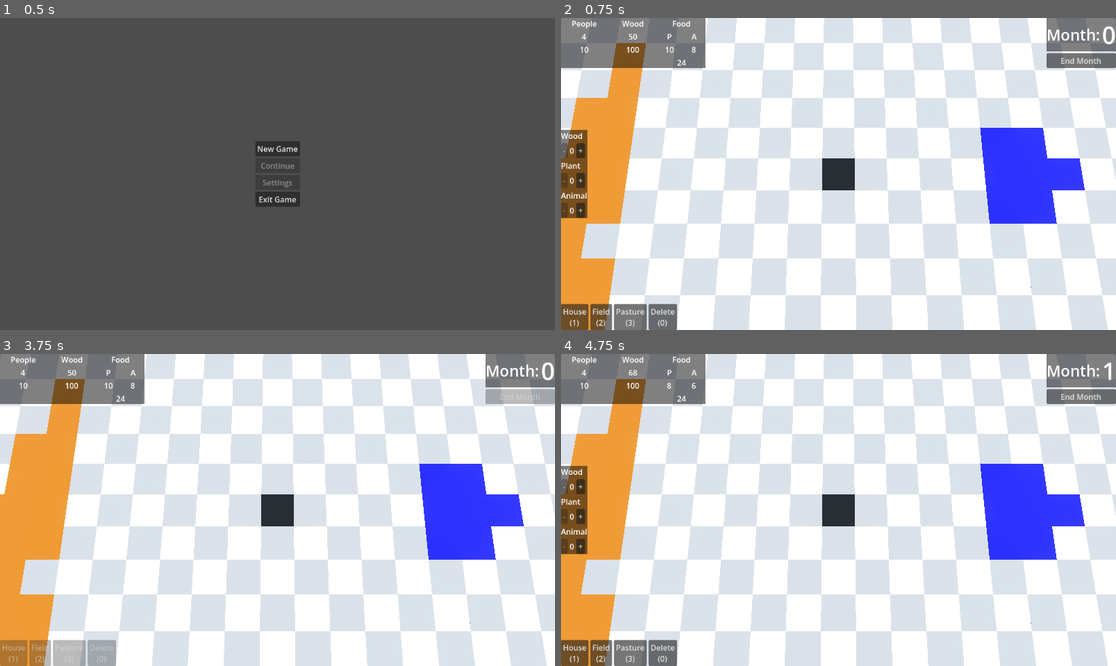
Above: before the commit, frames 1-4 (two rows, left to right).
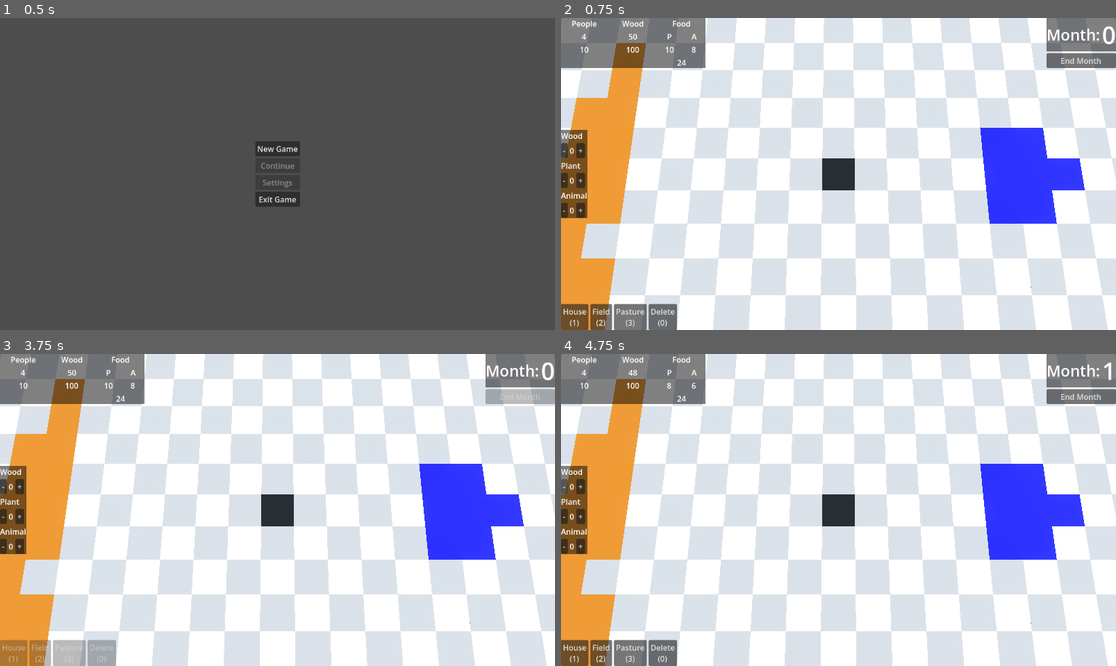
Above: after the commit, the same moments.

Repository: KaschaArtem/Hamlet
Game: Godot game, scene res://scenes/active_scenes/main_menu.tscn
Two runs of this game, one before a commit and one after it. Both use one fixed random seed, a clock stepped at 60 frames per second and the inputs below.
Inputs (mouse positions are in pixels of both pictures, inside the frame that each line leads up to):
- Up to frame 1 (0.5 s): no input
- Up to frame 2 (0.75 s): click "New Game" at 0.5 s
- Up to frame 3 (3.75 s): click "House (1)" at 1.25 s; click "Field (2)" at 2 s; click "Pasture (3)" at 2.75 s; click "End Month" at 3.5 s
- Up to frame 4 (4.75 s): click (566, 488) at 4.25 s, where only the run after the commit has a clickable "-"

Frame 1 is identical in both runs. In frame 2, 0.2% of the frame differs, in the area x 0-2%, y 40-64%; in frame 3, 1.3%, in the area x 0-5%, y 35-65%; in frame 4, 0.1%.
Error after the commit: Invalid access to property or key 'player_action_started' on a base object of type 'Nil'. (res://scripts/game/user_interface/people_control_ui.gd:18)

Commit message:
production calculation update

Diff:
--- a/scenes/active_scenes/game.tscn
+++ b/scenes/active_scenes/game.tscn
@@ -81,5 +81,4 @@
 [node name="TimeUI" parent="UserInterface" unique_id=1607769773 node_paths=PackedStringArray("game") instance=ExtResource("13_0eppp")]
 game = NodePath("../..")
 
-[node name="PeopleControlUI" parent="UserInterface" unique_id=521716 node_paths=PackedStringArray("game") instance=ExtResource("14_0eppp")]
-game = NodePath("../..")
+[node name="PeopleControlUI" parent="UserInterface" unique_id=521716 instance=ExtResource("14_0eppp")]
--- a/scripts/game/game.gd
+++ b/scripts/game/game.gd
@@ -1,5 +1,4 @@
 extends Node3D
-
 
 @export var ground: Node3D
 @onready var time_ui = $UserInterface/TimeUI
@@ -49,6 +48,9 @@
 var month_count = 0
 var start_next_month: bool = false
 
+var plant_season_mod := 1.0
+var animal_season_mod := 1.0
+var wood_season_mod := 1.0
 
 func update_max_values() -> void:
 	max_human_resource = ground.house_amount * house_human_capacity + main_tile_human_capacity
@@ -63,19 +65,14 @@
 	update_max_values()
 	start_first_month()
 
-
 func is_house_build_allowed() -> bool:
-	if house_cost <= wood_resource:
-		return true
-	return false
+	return house_cost <= wood_resource
+
 func is_field_build_allowed() -> bool:
-	if field_cost <= wood_resource:
-		return true
-	return false
+	return field_cost <= wood_resource
+
 func is_pasture_build_allowed() -> bool:
-	if pasture_cost <= wood_resource:
-		return true
-	return false
+	return pasture_cost <= wood_resource
 
 func on_builded(building_index) -> void:
 	match building_index:
@@ -90,56 +87,114 @@
 
 
 func calculate_wood_production() -> void:
+	if people_on_wood <= 0:
+		return
 	var dist = ground.get_nearest_forest_distance()
 	if dist == -1:
 		return
-	var efficiency = clamp(1 - (dist - 1) * 0.125, 0.5, 1)
-	wood_resource = int(round(wood_resource + base_wood_income * (human_resource * 0.7) * efficiency))
+	var distance_mod = clamp(1 - (dist - 1) * 0.125, 0.5, 1)
+	var production = base_wood_income * people_on_wood
+	production *= distance_mod
+	production *= wood_season_mod
+	wood_resource += int(round(production))
+
+
 func calculate_food_production() -> void:
-	plant_food_resource += int(round((human_resource * 0.7) * ground.field_amount))
-	animal_food_resource += int(round((human_resource * 0.3) * ground.pasture_amount))
+	people_on_plant = min(people_on_plant, ground.field_amount)
+	people_on_animal = min(people_on_animal, ground.pasture_amount)
+	var plant_prod = base_plant_food_income * people_on_plant
+	plant_prod *= plant_season_mod
+
+	var animal_prod = base_animal_food_income * people_on_animal
+	animal_prod *= animal_season_mod
+
+	plant_food_resource += int(round(plant_prod))
+	animal_food_resource += int(round(animal_prod))
+
+
 func calculate_wood_consumption(multiplier: float) -> void:
+
 	wood_resource -= int(round(human_resource * 0.5 * multiplier))
+
 	if wood_resource < 0:
 		human_resource -= int(round(wood_resource)) / wood_penalty
 		wood_resource = 0
+
+
 func calculate_food_consumption() -> void:
+
 	var total_food = plant_food_resource + animal_food_resource
+
 	if (total_food - human_resource) >= 0:
+
 		var plant_food_consumption = int(round(human_resource * float(plant_food_resource) / total_food))
 		var animal_food_consumption = human_resource - plant_food_consumption
+
 		plant_food_resource -= plant_food_consumption
 		animal_food_resource -= animal_food_consumption
+
 	else:
+
 		human_resource -= int(round((human_resource - total_food))) / food_penalty
+
 		plant_food_resource = 0
 		animal_food_resource = 0
 
 func process_spring():
-	calculate_wood_production()
-	calculate_food_production()
+
+	plant_season_mod = 1.0
+	animal_season_mod = 1.0
+	wood_season_mod = 1.0
+
+	calculate_wood_production()
+	calculate_food_production()
+
 	calculate_wood_consumption(0.8)
 	calculate_food_consumption()
+
+
 func process_summer():
-	calculate_wood_production()
-	calculate_food_production()
+
+	plant_season_mod = 1.2
+	animal_season_mod = 1.0
+	wood_season_mod = 1.0
+
+	calculate_wood_production()
+	calculate_food_production()
+
 	calculate_wood_consumption(0.0)
 	calculate_food_consumption()
+
+
 func process_autumn():
-	calculate_wood_production()
-	calculate_food_production()
+
+	plant_season_mod = 0.8
+	animal_season_mod = 1.2
+	wood_season_mod = 1.0
+
+	calculate_wood_production()
+	calculate_food_production()
+
 	calculate_wood_consumption(1.2)
 	calculate_food_consumption()
+
+
 func process_winter():
-	calculate_wood_production()
-	calculate_food_production()
+
+	plant_season_mod = 0.0
+	animal_season_mod = 0.8
+	wood_season_mod = 0.9
+
+	calculate_wood_production()
+	calculate_food_production()
+
 	calculate_wood_consumption(2.4)
 	calculate_food_consumption()
+
 
 func clamp_resources():
 	human_resource = min(human_resource, max_human_resource)
 	wood_resource = min(wood_resource, max_wood_resource)
-
 	var total_food = plant_food_resource + animal_food_resource
 	if total_food > max_food_resource:
 		var overflow = total_food - max_food_resource
@@ -155,8 +210,10 @@
 
 func on_player_action_started() -> void:
 	GameManager.is_build_allowed = true
+
 func on_player_action_ended() -> void:
 	GameManager.is_build_allowed = false
+
 func get_player_action() -> void:
 	player_action_started.emit()
 	await time_ui.start_new_month
@@ -164,14 +221,11 @@
 
 func start_first_month() -> void:
 	resources_changed.emit()
-
 	await get_player_action()
-
 	turn_ended.emit()
 
 func on_end_month() -> void:
 	var month = month_count % 12 + 1
-
 	if month >= 1 and month <= 3:
 		process_spring()
 	elif month >= 4 and month <= 6:
@@ -180,16 +234,14 @@
 		process_autumn()
 	elif month >= 10 and month <= 12:
 		process_winter()
-
 	clamp_resources()
 	resources_changed.emit()
 	if human_resource <= 0:
 		game_over()
-
 	month_count += 1
 	await get_player_action()
-
 	turn_ended.emit()
+
 
 func _input(_event):
 	if Input.is_action_just_pressed("reload_game_scene"):
--- a/scripts/game/ground.gd
+++ b/scripts/game/ground.gd
@@ -61,15 +61,18 @@
 			water_amount += 1
 
 func get_nearest_forest_distance() -> int:
+
 	var visited = []
 	for z in range(GRID_SIZE):
 		visited.append([])
 		for x in range(GRID_SIZE):
 			visited[z].append(false)
+
 	var queue = []
+
 	for z in range(GRID_SIZE):
 		for x in range(GRID_SIZE):
-			if ground_grid[z][x] == -1:
+			if ground_grid[z][x] == 1 or ground_grid[z][x] == 999:
 				queue.append({"pos": Vector2i(x, z), "dist": 0})
 				visited[z][x] = true
 
@@ -81,15 +84,34 @@
 	]
 
 	while queue.size() > 0:
+
 		var current = queue.pop_front()
 		var x = current.pos.x
 		var z = current.pos.y
 		var dist = current.dist
-		if ground_grid[z][x] == 1 or ground_grid[z][x] == 999:
+
+		if ground_grid[z][x] == -1:
+
+			# удаляем дерево
+			ground_grid[z][x] = 0
+			decrease_tile_amount(-1)
+
+			var world_pos = Vector3(x * TILE_SIZE, 0, z * TILE_SIZE)
+
+			for child in get_children():
+				if child.position == world_pos:
+					child.queue_free()
+					break
+
+			add_empty_tile(x, z)
+
 			return dist
+
 		for dir in directions:
+
 			var nx = x + dir.x
 			var nz = z + dir.y
+
 			if nx >= 0 and nx < GRID_SIZE and nz >= 0 and nz < GRID_SIZE:
 				if !visited[nz][nx]:
 					visited[nz][nx] = true
@@ -97,7 +119,24 @@
 						"pos": Vector2i(nx, nz),
 						"dist": dist + 1
 					})
+
 	return -1
+
+
+func remove_tree_tile(x, z):
+
+	ground_grid[z][x] = 0
+	decrease_tile_amount(-1)
+
+	var world_pos = Vector3(x * TILE_SIZE, 0, z * TILE_SIZE)
+
+	for child in get_children():
+		if child.position == world_pos:
+			child.queue_free()
+			break
+
+	add_empty_tile(x, z)
+
 func get_city_bounds():
 	var top = GRID_SIZE
 	var bottom = 0
